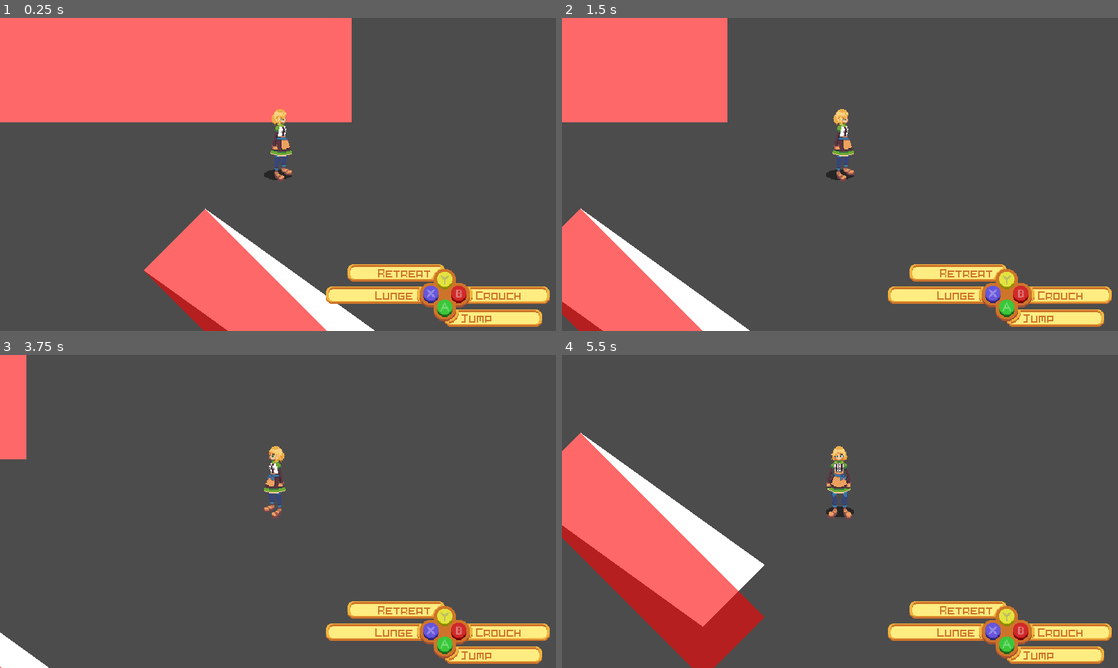
Above: before the commit, frames 1-4 (two rows, left to right).
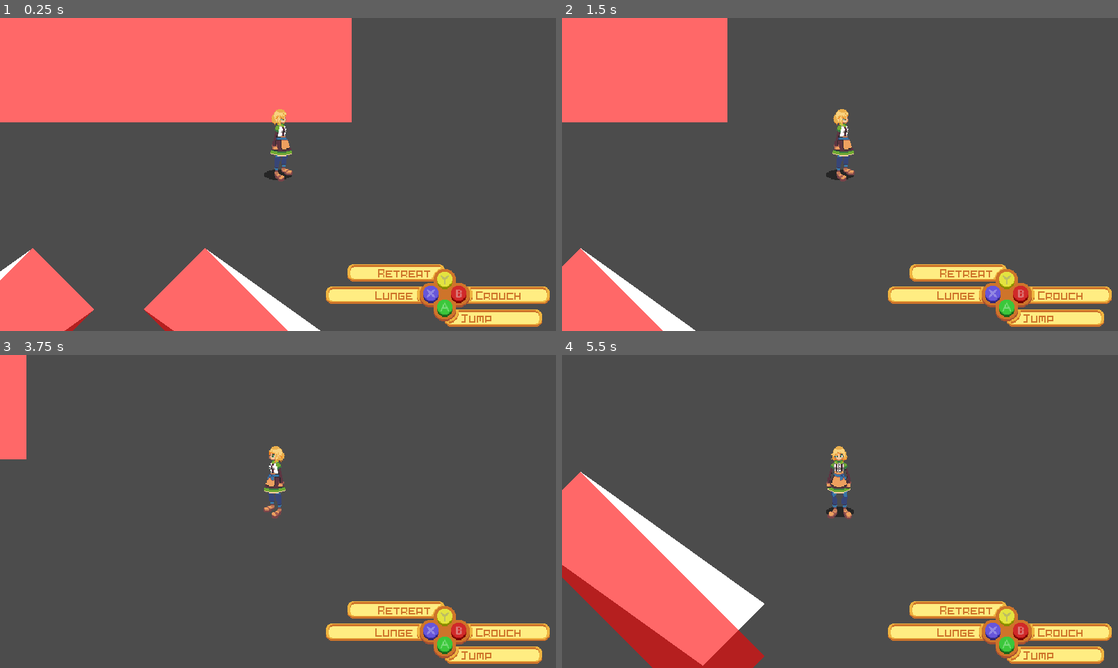
Above: after the commit, the same moments.

Repository: MTareqAzim/scratchpad
Game: Godot game, scene res://Scenes/World/World.tscn
Same seed, same stepped clock (60 frames per second), same inputs: the game is played once before the commit and once after it.
Inputs (mouse positions are in pixels of both pictures, inside the frame that each line leads up to):
- Up to frame 1 (0.25 s): no input
- Up to frame 2 (1.5 s): tap Enter (ui_accept) at 0.5, 0.77 s; move the mouse to (962, 158) at 0.52 s; hold Right (ui_right) 0.53-1.25 s; click (962, 158) at 0.67 s; drag from (728, 190) to (840, 149) at 1.27 s
- Up to frame 3 (3.75 s): tap Enter (ui_accept) at 2, 3.5 s; move the mouse to (333, 442) at 2.02 s; hold Right (ui_right) 2.03-2.75 s; drag from (250, 574) to (278, 483) at 2.77 s; move the mouse to (444, 558) at 3.52 s; hold Left (ui_left) from 3.53 s (still down)
- Up to frame 4 (5.5 s): tap Enter (ui_accept) at 3.77, 5 s; release Left (ui_left) at 4.25 s; drag from (673, 464) to (756, 433) at 4.27 s; move the mouse to (867, 511) at 5.02 s; hold Down (ui_down) from 5.03 s (still down); click (867, 511) at 5.17 s

The runs differ from the first frame. In frame 1, 9.3% of the frame differs, in the area x 0-68%, y 60-100%; in frame 2, 4.8%; in frame 3, 0.5%; in frame 4, 13%, in the area x 0-37%, y 24-100%.

Commit message:
Depth sorting is fully functional. Refactor.

Diff:
--- a/Scenes/World/World.tscn
+++ b/Scenes/World/World.tscn
@@ -12,12 +12,18 @@
 [sub_resource type="RectangleShape2D" id=2]
 extents = Vector2( 140, 140 )
 
+[sub_resource type="RectangleShape2D" id=3]
+extents = Vector2( 140, 170 )
+
 [node name="World" type="Node"]
 
 [node name="Shadow Mask" parent="." instance=ExtResource( 1 )]
 position = Vector2( 420, 580 )
+_z_pos = 0
+_height = 0
 _width = 1000
 _length = 500
+_angle = 0
 
 [node name="CollisionPolygon2D" parent="Shadow Mask" index="0"]
 polygon = PoolVector2Array( -500, -250, 500, -250, 500, 250, -500, 250 )
@@ -55,9 +61,11 @@
 
 [node name="Shadow Mask" parent="DepthSorter/StaticSlope2P5D2" instance=ExtResource( 1 )]
 editor/display_folded = true
+_z_pos = 0
 _height = 80
 _width = 500
 _length = 300
+_angle = 0
 
 [node name="CollisionPolygon2D" parent="DepthSorter/StaticSlope2P5D2/Shadow Mask" index="0"]
 polygon = PoolVector2Array( -250, -150, 250, -150, 250, 150, -250, 150 )
@@ -78,15 +86,16 @@
 shape = SubResource( 1 )
 
 [node name="StaticSlope2P5D4" parent="DepthSorter" instance=ExtResource( 3 )]
-position = Vector2( 560, 655 )
-_z_pos = -45
+editor/display_folded = true
+position = Vector2( 560, 700 )
 _height = 60
 _width = 100
 _length = 300
 _angle = 225
 
 [node name="DistToGround" parent="DepthSorter/StaticSlope2P5D4" index="0"]
-cast_to = Vector2( 0, 45 )
+visible = false
+cast_to = Vector2( 0, 0 )
 
 [node name="TopShape" parent="DepthSorter/StaticSlope2P5D4" index="1"]
 polygon = PoolVector2Array( 141.421, 10.7107, 70.7107, 81.4214, -141.421, -70.7107, -70.7107, -141.421 )
@@ -109,6 +118,71 @@
 position = Vector2( 0, 24 )
 shape = SubResource( 2 )
 
+[node name="StaticSlope2P5D5" parent="DepthSorter" instance=ExtResource( 3 )]
+editor/display_folded = true
+position = Vector2( 220, 700 )
+_height = 60
+_width = 100
+_length = 300
+_angle = 135
+
+[node name="DistToGround" parent="DepthSorter/StaticSlope2P5D5" index="0"]
+visible = false
+cast_to = Vector2( 0, 0 )
+
+[node name="TopShape" parent="DepthSorter/StaticSlope2P5D5" index="1"]
+polygon = PoolVector2Array( -70.7107, 81.4214, -141.421, 10.7107, 70.7107, -141.421, 141.421, -70.7107 )
+
+[node name="BaseShape" parent="DepthSorter/StaticSlope2P5D5" index="2"]
+polygon = PoolVector2Array( -70.7107, 141.421, -141.421, 70.7107, 70.7107, -141.421, 141.421, -70.7107 )
+
+[node name="VolumeShape" parent="DepthSorter/StaticSlope2P5D5" index="3"]
+polygon = PoolVector2Array( -70.7107, 141.421, -141.421, 70.7107, -141.421, 10.7107, 70.7107, -141.421, 141.421, -70.7107 )
+
+[node name="Rise" parent="DepthSorter/StaticSlope2P5D5" index="4"]
+position = Vector2( 106.066, -106.066 )
+cast_to = Vector2( -212.132, 152.132 )
+
+[node name="Depth Sort" parent="DepthSorter/StaticSlope2P5D5" instance=ExtResource( 4 )]
+position = Vector2( 0, -24 )
+body = NodePath("..")
+
+[node name="Bounding Box" parent="DepthSorter/StaticSlope2P5D5/Depth Sort" index="0"]
+position = Vector2( 0, 24 )
+shape = SubResource( 2 )
+
+[node name="StaticSlope2P5D6" parent="DepthSorter" instance=ExtResource( 3 )]
+position = Vector2( -40, 440 )
+_height = 60
+_width = 100
+_length = 300
+_angle = 45
+
+[node name="DistToGround" parent="DepthSorter/StaticSlope2P5D6" index="0"]
+visible = false
+cast_to = Vector2( 0, 0 )
+
+[node name="TopShape" parent="DepthSorter/StaticSlope2P5D6" index="1"]
+polygon = PoolVector2Array( -141.421, -130.711, -70.7107, -201.421, 141.421, 70.7107, 70.7107, 141.421 )
+
+[node name="BaseShape" parent="DepthSorter/StaticSlope2P5D6" index="2"]
+polygon = PoolVector2Array( -141.421, -70.7107, -70.7107, -141.421, 141.421, 70.7107, 70.7107, 141.421 )
+
+[node name="VolumeShape" parent="DepthSorter/StaticSlope2P5D6" index="3"]
+polygon = PoolVector2Array( -141.421, -130.711, -70.7107, -201.421, 141.421, 70.7107, 70.7107, 141.421, -141.421, -70.7107 )
+
+[node name="Rise" parent="DepthSorter/StaticSlope2P5D6" index="4"]
+position = Vector2( 106.066, 106.066 )
+cast_to = Vector2( -212.132, -272.132 )
+
+[node name="Depth Sort" parent="DepthSorter/StaticSlope2P5D6" instance=ExtResource( 4 )]
+position = Vector2( 0, -24 )
+body = NodePath("..")
+
+[node name="Bounding Box" parent="DepthSorter/StaticSlope2P5D6/Depth Sort" index="0"]
+position = Vector2( 0, -6 )
+shape = SubResource( 3 )
+
 [node name="Player2" parent="DepthSorter" instance=ExtResource( 5 )]
 position = Vector2( 573, 474 )
 
@@ -123,3 +197,11 @@
 [editable path="DepthSorter/StaticSlope2P5D4"]
 
 [editable path="DepthSorter/StaticSlope2P5D4/Depth Sort"]
+
+[editable path="DepthSorter/StaticSlope2P5D5"]
+
+[editable path="DepthSorter/StaticSlope2P5D5/Depth Sort"]
+
+[editable path="DepthSorter/StaticSlope2P5D6"]
+
+[editable path="DepthSorter/StaticSlope2P5D6/Depth Sort"]
--- a/Utils/Geometry 2D/geometry_2d.gd
+++ b/Utils/Geometry 2D/geometry_2d.gd
@@ -38,15 +38,17 @@
 		var next_i = (i + 1) % polygon.size()
 		if polygon[i].y <= point.y:
 			if polygon[next_i].y > point.y:
-				if clockwise(polygon[i], polygon[next_i], point) < 0:
+				var clockwise_value = clockwise(polygon[i], polygon[next_i], point)
+				if clockwise_value < 0:
 					wn += 1
-				if clockwise(polygon[i], polygon[next_i], point) == 0:
+				if clockwise_value == 0:
 					wn = 1
 					break
 		elif polygon[next_i].y <= point.y:
-			if clockwise(polygon[i], polygon[next_i], point) > 0:
+			var clockwise_value = clockwise(polygon[i], polygon[next_i], point)
+			if clockwise_value > 0:
 				wn -= 1
-			if clockwise(polygon[i], polygon[next_i], point) == 0:
+			if clockwise_value == 0:
 					wn = -1
 					break
 
--- a/Utils/Physics Bodies/kinematic_body_2p5d.gd
+++ b/Utils/Physics Bodies/kinematic_body_2p5d.gd
@@ -5,7 +5,7 @@
 onready var _ready := true
 onready var _base_shape : Polygon2D = $BaseShape
 
-const SKIN_WIDTH := 1
+const SKIN_WIDTH := 2
 const BASE_SKIN_RADIUS := 8
 const VOLUME_SKIN_WIDTH := 5
 const FLOOR_SKIN_RADIUS := 15
@@ -121,57 +121,6 @@
 		return true
 
 	return false
-
-
-func in_front_of(body: Node2D) -> bool:
-	var in_front_of := false
-
-	if body is PhysicsBody2P5D:
-		var other_z_pos = body.get_z_pos()
-		var lowest_common_z_pos = -INF
-		if other_z_pos > _z_pos:
-			lowest_common_z_pos = _z_pos
-		else:
-			lowest_common_z_pos = other_z_pos
-
-		var depth_slice = get_depth_slice(lowest_common_z_pos)
-		var other_depth_slice = body.get_depth_slice(lowest_common_z_pos)
-
-		if depth_slice:
-			if other_depth_slice:
-				in_front_of = Geometry2D.in_front_of(depth_slice, other_depth_slice)
-				print("Kinematic body: ", in_front_of)
-			else:
-				in_front_of = true
-		else:
-			in_front_of = false
-	else:
-		in_front_of = get_global_pos().y > body.global_position.y
-
-	return in_front_of
-
-
-func get_depth_slice(z_pos: int) -> Array:
-	var slice = []
-
-	if z_pos <= _z_pos or z_pos >= _z_pos - _height:
-		var base_shapes = get_base_shapes(z_pos)
-		for shape in base_shapes:
-			for point in shape:
-				if not slice.has(point):
-					slice.append(point)
-
-	if slice:
-		var base_transform = get_base_transform()
-		for index in slice.size():
-			slice[index] = base_transform.xform(slice[index])
-		if not z_pos == _z_pos:
-			for index in slice.size():
-				slice[index] = slice[index] + Vector2(0, z_pos)
-		slice = Collision2D._sort_points_clockwise(slice)
-
-
-	return slice
 
 
 func _is_on_floor() -> bool:
@@ -339,7 +288,7 @@
 	var delta_movement_2D = Vector2(delta_movement.x, delta_movement.y)
 
 	var knockback = _get_base_resolution_vector(delta_movement_2D, other_base, other_transform, height_diff)
-	delta_movement_2D += knockback
+	delta_movement_2D += knockback + Vector2(sign(knockback.x), sign(knockback.y)) * SKIN_WIDTH
 
 	delta_movement = Vector3(delta_movement_2D.x, delta_movement_2D.y, delta_movement.z)
 	delta_movement = _clamp_delta_movement(delta_movement, delta)
--- a/Utils/Physics Bodies/physics_body_2p5d.gd
+++ b/Utils/Physics Bodies/physics_body_2p5d.gd
@@ -28,3 +28,83 @@
 
 func get_top_z_pos(points: Array) -> int:
 	return 0
+
+
+func get_global_pos() -> Vector3:
+	return Vector3()
+
+
+func in_front_of(body: Node2D) -> bool:
+	var in_front_of := false
+	var above = false
+	var below = false
+
+	if body.is_class("PhysicsBody2P5D"):
+		var other_z_pos = body.get_z_pos()
+		var lowest_common_z_pos = 0
+		if other_z_pos > get_z_pos():
+			lowest_common_z_pos = get_z_pos()
+			var position_2d = Vector2(get_global_pos().x, get_global_pos().y + get_z_pos())
+			if lowest_common_z_pos <= body.get_top_z_pos([position_2d]):
+				above = true
+		else:
+			lowest_common_z_pos = other_z_pos
+			var position_2d = Vector2(body.get_global_pos().x, body.get_global_pos().y + body.get_z_pos())
+			if lowest_common_z_pos <= get_top_z_pos([position_2d]):
+				below = true
+
+		var depth_slice = []
+		var other_depth_slice = []
+		if above:
+			depth_slice = get_depth_slice(lowest_common_z_pos)
+			other_depth_slice = body.get_depth_slice(body.get_top_z_pos([global_position]))
+		elif below:
+			depth_slice = get_depth_slice(get_top_z_pos([global_position]))
+			other_depth_slice = body.get_depth_slice(lowest_common_z_pos)
+		else:
+			depth_slice = get_depth_slice(lowest_common_z_pos)
+			other_depth_slice = body.get_depth_slice(lowest_common_z_pos)
+
+		if depth_slice:
+			if other_depth_slice:
+				in_front_of = Geometry2D.in_front_of(depth_slice, other_depth_slice)
+			else:
+				in_front_of = true
+		else:
+			in_front_of = false
+
+		if above:
+			var collision_points = Collision2D.collide_and_get_contacts(depth_slice, Transform2D(), other_depth_slice, Transform2D())
+			if collision_points:
+				in_front_of = true
+		if below:
+			var collision_points = Collision2D.collide_and_get_contacts(depth_slice, Transform2D(), other_depth_slice, Transform2D())
+			if collision_points:
+				in_front_of = false
+	else:
+		in_front_of = get_global_pos().y > body.global_position.y
+
+	return in_front_of
+
+
+func get_depth_slice(z_pos: int) -> Array:
+	var slice = []
+
+	if z_pos <= get_z_pos() or z_pos >= get_z_pos() - get_height():
+		var base_shapes = get_base_shapes(z_pos)
+		for shape in base_shapes:
+			for point in shape:
+				if not slice.has(point):
+					slice.append(point)
+
+	if slice:
+		var base_transform = get_base_transform()
+		for index in slice.size():
+			slice[index] = base_transform.xform(slice[index])
+		if not z_pos == get_z_pos():
+			for index in slice.size():
+				slice[index] = slice[index] + Vector2(0, z_pos)
+		slice = Collision2D._sort_points_clockwise(slice)
+
+
+	return slice
--- a/Utils/Physics Bodies/static_slope_2p5d.gd
+++ b/Utils/Physics Bodies/static_slope_2p5d.gd
@@ -74,56 +74,6 @@
 
 func get_base_transform() -> Transform2D:
 	return _base_shape.get_global_transform()
-
-
-func in_front_of(body: Node2D) -> bool:
-	var in_front_of := false
-
-	if body is PhysicsBody2P5D:
-		var other_z_pos = body.get_z_pos()
-		var highest_common_z_pos = -INF
-		if other_z_pos > _z_pos:
-			highest_common_z_pos = _z_pos
-		else:
-			highest_common_z_pos = other_z_pos
-
-		var depth_slice = get_depth_slice(highest_common_z_pos)
-		var other_depth_slice = body.get_depth_slice(highest_common_z_pos)
-
-		if depth_slice:
-			if other_depth_slice:
-				in_front_of = Geometry2D.in_front_of(depth_slice, other_depth_slice)
-				print("Slope in front of: ", in_front_of)
-			else:
-				in_front_of = true
-		else:
-			in_front_of = false
-	else:
-		in_front_of = get_global_pos().y > body.global_position.y
-
-	return in_front_of
-
-
-func get_depth_slice(z_pos: int) -> Array:
-	var slice = []
-
-	if z_pos <= _z_pos or z_pos >= _z_pos - _height:
-		var base_shapes = get_base_shapes(z_pos)
-		for shape in base_shapes:
-			for point in shape:
-				if not slice.has(point):
-					slice.append(point)
-
-	if slice:
-		var base_transform = get_base_transform()
-		for index in slice.size():
-			slice[index] = base_transform.xform(slice[index])
-		if not z_pos == _z_pos:
-			for index in slice.size():
-				slice[index] = slice[index] + Vector2(0, z_pos)
-		slice = Collision2D._sort_points_clockwise(slice)
-
-	return slice
 
 
 func _get_altitude(pos: Vector2) -> float:
--- a/Utils/Physics Bodies/static_wall_2p5d.gd
+++ b/Utils/Physics Bodies/static_wall_2p5d.gd
@@ -48,55 +48,6 @@
 	return _z_pos - _height
 
 
-func in_front_of(body: Node2D) -> bool:
-	var in_front_of := false
-
-	if body is PhysicsBody2P5D:
-		var other_z_pos = body.get_z_pos()
-		var highest_common_z_pos = -INF
-		if other_z_pos > _z_pos:
-			highest_common_z_pos = _z_pos
-		else:
-			highest_common_z_pos = other_z_pos
-
-		var depth_slice = get_depth_slice(highest_common_z_pos)
-		var other_depth_slice = body.get_depth_slice(highest_common_z_pos)
-
-		if depth_slice:
-			if other_depth_slice:
-				in_front_of = Geometry2D.in_front_of(depth_slice, other_depth_slice)
-			else:
-				in_front_of = true
-		else:
-			in_front_of = false
-	else:
-		in_front_of = get_global_pos().y > body.global_position.y
-
-	return in_front_of
-
-
-func get_depth_slice(z_pos: int) -> Array:
-	var slice = []
-
-	if z_pos <= _z_pos or z_pos >= _z_pos - _height:
-		var base_shapes = get_base_shapes(z_pos)
-		for shape in base_shapes:
-			for point in shape:
-				if not slice.has(point):
-					slice.append(point)
-
-	if slice:
-		var base_transform = get_base_transform()
-		for index in slice.size():
-			slice[index] = base_transform.xform(slice[index])
-		if not z_pos == _z_pos:
-			for index in slice.size():
-				slice[index] = slice[index] + Vector2(0, z_pos)
-		slice = Collision2D._sort_points_clockwise(slice)
-
-	return slice
-
-
 func _set_z(new_z: int) -> void:
 	var diff = _z_pos - new_z
 	_z_pos = new_z
Not shown: 1 places in Scenes/World/World.tscn that only renumber resources
